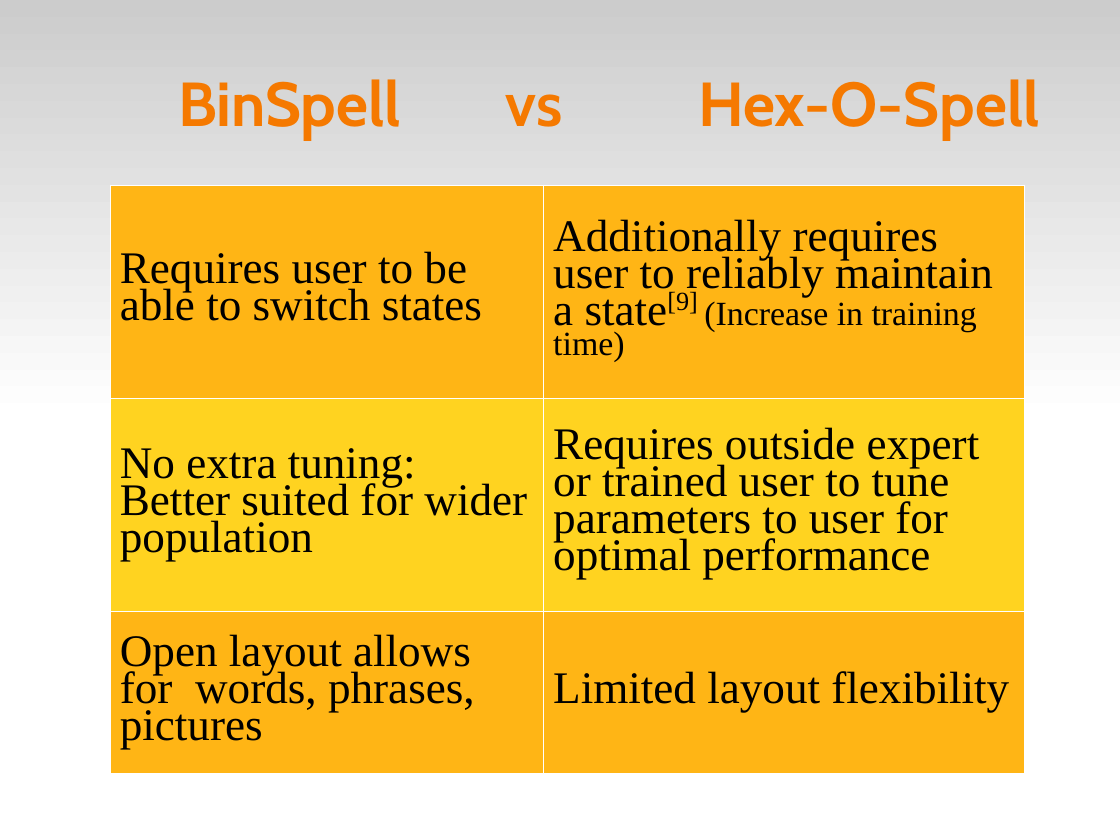
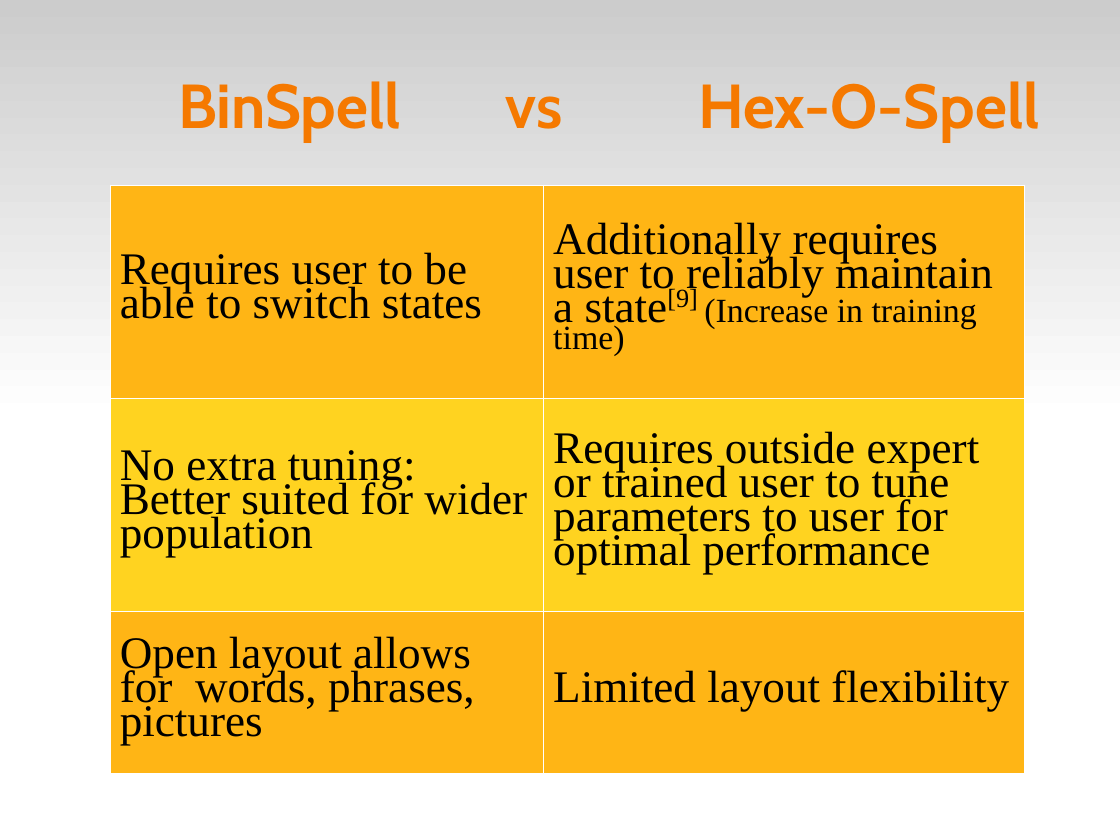
Before and after one commit to abdullah38rcc/BCI-Virtual-Keyboard, a slide deck: slide 12 of master's/docs/virtKey.ppt. Drawn at 1120x840 pixels with LibreOffice and Linux fonts; fonts in the diff are those of the drawing. Boxes give left, top, right and bottom in pixels: in the first picture for what was removed or moved away, otherwise in the second. Text is boxed around its words. In the diff, an @@ line names an element or a change of style, - is before the commit and + after.

```diff
--- a/master's/docs/virtKey.ppt
+++ b/master's/docs/virtKey.ppt
@@ line spacing 0.96 to 0.94 in 3 elements at (179,81,402,141), (698,81,1040,141), (506,96,563,129) @@
@@ table at (110,185,1024,774) @@
@@ line spacing 0.74 to 0.68 @@
```
Also in this commit, not shown: 17 other slides changed, 1 other file.
